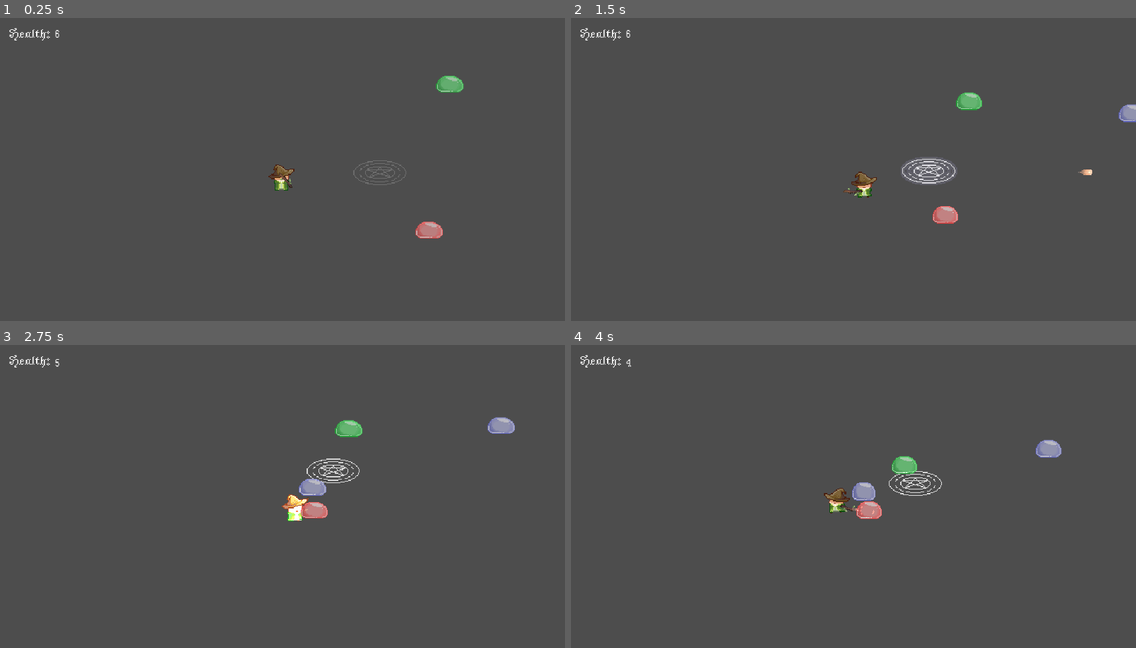
Above: before the commit, frames 1-4 (two rows, left to right).
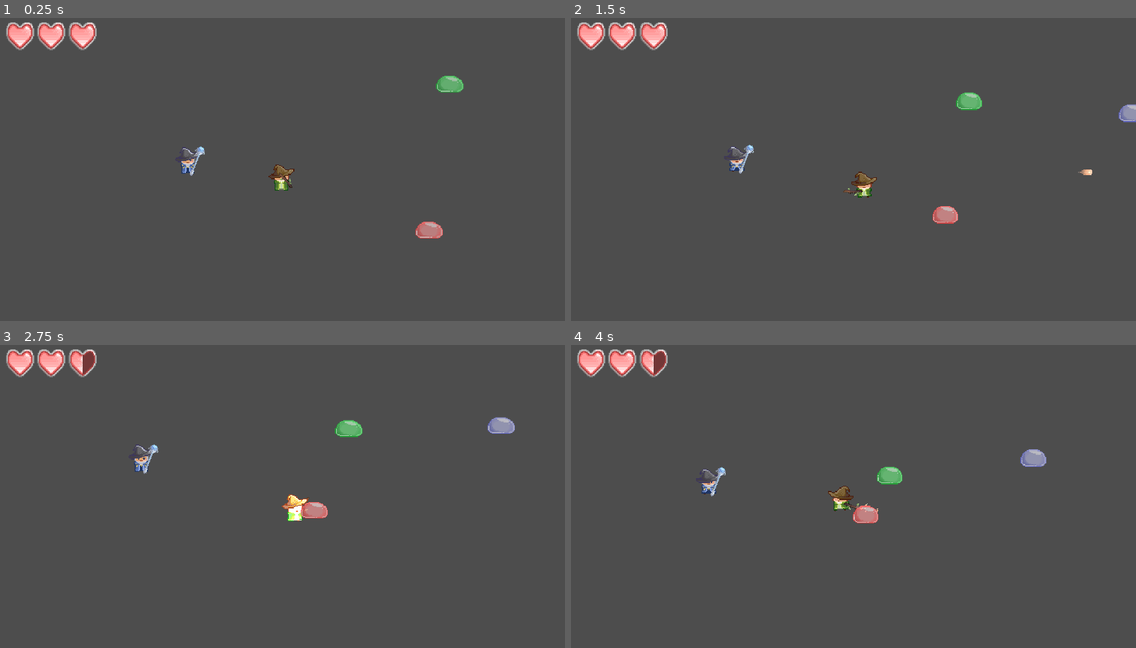
Above: after the commit, the same moments.

Repository: eriksolis/CSC-378-Final-Project
Game: Godot game, scene res://scenes/game.tscn
The game is run twice, just before and just after one commit, with the same random seed, the same clock (stepped at 60 frames per second) and the same inputs. The project has no main scene, so this scene is started directly.
Inputs (mouse positions are in pixels of both pictures, inside the frame that each line leads up to):
- Up to frame 1 (0.25 s): no input
- Up to frame 2 (1.5 s): tap Enter (ui_accept) at 0.5, 0.77 s; move the mouse to (977, 160) at 0.52 s; hold Right (ui_right) 0.53-1.28 s; move the mouse to (740, 193) at 1.27 s; hold Down (ui_down) from 1.28 s (still down)
- Up to frame 3 (2.75 s): tap Enter (ui_accept) at 1.52 s; move the mouse to (339, 432) at 2.02 s; release Down (ui_down) at 2.03 s; hold Right (ui_right) from 2.03 s (still down)
- Up to frame 4 (4 s): move the mouse to (825, 566) at 2.77 s; release Right (ui_right) at 2.78 s; hold Up (ui_up) 2.78-3.53 s; tap Enter (ui_accept) at 3.02, 3.77 s; move the mouse to (1023, 551) at 3.52 s; hold Left (ui_left) from 3.53 s (still down)

The runs differ from the first frame. In frame 1, 1.4% of the frame differs, in the area x 1-72%, y 1-56%; in frame 2, 2.0%; in frame 3, 1.7%; in frame 4, 3.0%, in the area x 1-87%, y 1-59%.

Commit message:
updated player health display

Diff:
--- a/project.godot
+++ b/project.godot
@@ -26,6 +26,7 @@
 PlayerBullets=""
 Player=""
 Enemies=""
+Summon=""
 
 [input]
 
--- a/scenes/dialogue_system.tscn
+++ b/scenes/dialogue_system.tscn
@@ -1,8 +1,9 @@
-[gd_scene load_steps=5 format=3 uid="uid://c1sp7dmrvxbwb"]
+[gd_scene load_steps=6 format=3 uid="uid://c1sp7dmrvxbwb"]
 
 [ext_resource type="Script" path="res://scripts/dialogue_system.gd" id="1_63stm"]
 [ext_resource type="Texture2D" uid="uid://db5oy2jvsx745" path="res://images/npcs/dialogue_box.png" id="1_nq8tj"]
 [ext_resource type="FontFile" uid="uid://b1ae4tx6npay3" path="res://JacquardaBastarda9-Regular.ttf" id="2_c2n2i"]
+[ext_resource type="Texture2D" uid="uid://clp6t4lh84vpp" path="res://images/npcs/magnus/000.png" id="3_tuwtn"]
 [ext_resource type="AudioStream" uid="uid://barh3mjhplfsb" path="res://audio/click1.wav" id="4_0hfd7"]
 
 [node name="DialogueLayer" type="CanvasLayer"]
@@ -34,9 +35,34 @@
 theme_override_constants/margin_right = 60
 theme_override_constants/margin_bottom = 60
 
-[node name="Dialogue" type="Label" parent="DialogueBox/MarginContainer"]
+[node name="HBoxContainer" type="HBoxContainer" parent="DialogueBox/MarginContainer"]
+layout_mode = 2
+theme_override_constants/separation = 50
+
+[node name="CharacterDetails" type="VBoxContainer" parent="DialogueBox/MarginContainer/HBoxContainer"]
+layout_mode = 2
+
+[node name="Portrait" type="TextureRect" parent="DialogueBox/MarginContainer/HBoxContainer/CharacterDetails"]
+custom_minimum_size = Vector2(180, 180)
+layout_mode = 2
+size_flags_vertical = 3
+texture = ExtResource("3_tuwtn")
+
+[node name="Name" type="Label" parent="DialogueBox/MarginContainer/HBoxContainer/CharacterDetails"]
 custom_minimum_size = Vector2(52, 52)
 layout_mode = 2
+size_flags_horizontal = 3
+size_flags_vertical = 0
+theme_override_fonts/font = ExtResource("2_c2n2i")
+theme_override_font_sizes/font_size = 42
+text = "Magnus"
+horizontal_alignment = 1
+autowrap_mode = 2
+
+[node name="Dialogue" type="Label" parent="DialogueBox/MarginContainer/HBoxContainer"]
+custom_minimum_size = Vector2(52, 52)
+layout_mode = 2
+size_flags_horizontal = 3
 size_flags_vertical = 0
 theme_override_fonts/font = ExtResource("2_c2n2i")
 theme_override_font_sizes/font_size = 42
--- a/scenes/game.tscn
+++ b/scenes/game.tscn
@@ -1,11 +1,44 @@
-[gd_scene load_steps=8 format=3 uid="uid://7vlrnty15x2h"]
+[gd_scene load_steps=16 format=3 uid="uid://7vlrnty15x2h"]
 
 [ext_resource type="PackedScene" uid="uid://boafl0ap4dpbv" path="res://scenes/slime.tscn" id="1_gb4t7"]
 [ext_resource type="PackedScene" uid="uid://cscudlnjgjbj1" path="res://scenes/player.tscn" id="2_5wvsr"]
 [ext_resource type="PackedScene" uid="uid://bdhrvr5blpgm7" path="res://scenes/summon.tscn" id="3_yanxi"]
 [ext_resource type="Script" path="res://scripts/interaction_zone.gd" id="4_i0e0q"]
 [ext_resource type="PackedScene" uid="uid://c1sp7dmrvxbwb" path="res://scenes/dialogue_system.tscn" id="5_5xrf0"]
+[ext_resource type="Texture2D" uid="uid://clp6t4lh84vpp" path="res://images/npcs/magnus/000.png" id="5_wqhqf"]
 [ext_resource type="FontFile" uid="uid://b1ae4tx6npay3" path="res://JacquardaBastarda9-Regular.ttf" id="6_ff80j"]
+[ext_resource type="Texture2D" uid="uid://opbgbfways47" path="res://images/npcs/magnus/001.png" id="6_hjoa7"]
+[ext_resource type="Texture2D" uid="uid://cpf1un3il3gq2" path="res://images/npcs/magnus/002.png" id="7_5iji4"]
+[ext_resource type="Texture2D" uid="uid://c8uqlfuaqoigs" path="res://images/npcs/magnus/003.png" id="8_0g5q3"]
+[ext_resource type="Texture2D" uid="uid://bofl7uv7o8yml" path="res://images/npcs/magnus/004.png" id="9_hp36a"]
+[ext_resource type="Texture2D" uid="uid://c0ur8hv8bhl85" path="res://images/npcs/magnus/005.png" id="10_f2grx"]
+[ext_resource type="Texture2D" uid="uid://c4y6ob32newii" path="res://images/npcs/magnus/staff.png" id="11_08a84"]
+
+[sub_resource type="SpriteFrames" id="SpriteFrames_w6vw4"]
+animations = [{
+"frames": [{
+"duration": 1.0,
+"texture": ExtResource("5_wqhqf")
+}, {
+"duration": 1.0,
+"texture": ExtResource("6_hjoa7")
+}, {
+"duration": 1.0,
+"texture": ExtResource("7_5iji4")
+}, {
+"duration": 1.0,
+"texture": ExtResource("8_0g5q3")
+}, {
+"duration": 1.0,
+"texture": ExtResource("9_hp36a")
+}, {
+"duration": 1.0,
+"texture": ExtResource("10_f2grx")
+}],
+"loop": true,
+"name": &"default",
+"speed": 6.0
+}]
 
 [sub_resource type="RectangleShape2D" id="RectangleShape2D_0kfkf"]
 size = Vector2(272, 288)
@@ -27,20 +60,36 @@
 position = Vector2(1021, 723)
 type = 2
 
-[node name="Summon" parent="." instance=ExtResource("3_yanxi")]
+[node name="Summon" parent="." groups=["Summon"] instance=ExtResource("3_yanxi")]
 position = Vector2(855, 574)
 
 [node name="InteractArea" type="Area2D" parent="."]
+y_sort_enabled = true
 script = ExtResource("4_i0e0q")
 
+[node name="Magnus" type="AnimatedSprite2D" parent="InteractArea"]
+y_sort_enabled = true
+position = Vector2(202, 488)
+sprite_frames = SubResource("SpriteFrames_w6vw4")
+autoplay = "default"
+
+[node name="Staff" type="Sprite2D" parent="InteractArea"]
+y_sort_enabled = true
+position = Vector2(232, 491)
+rotation = -0.41113
+texture = ExtResource("11_08a84")
+
 [node name="CollisionShape2D" type="CollisionShape2D" parent="InteractArea"]
+y_sort_enabled = true
 position = Vector2(206, 585)
 shape = SubResource("RectangleShape2D_0kfkf")
 
 [node name="DialogueLayer" parent="InteractArea" instance=ExtResource("5_5xrf0")]
 dialogue = ["My young apprentice. It's up to you to defend this village! ]Press E to continue.[", "Gerald is a force to …(327 unchanged characters)…
+image = ExtResource("5_wqhqf")
 
 [node name="E" type="Label" parent="InteractArea"]
+z_index = 1
 offset_left = 182.0
 offset_top = 383.0
 offset_right = 222.0
@@ -48,6 +97,7 @@
 theme_override_fonts/font = ExtResource("6_ff80j")
 theme_override_font_sizes/font_size = 42
 text = "E"
+metadata/_edit_use_anchors_ = true
 
 [connection signal="body_entered" from="InteractArea" to="InteractArea" method="_on_body_entered"]
 [connection signal="body_exited" from="InteractArea" to="InteractArea" method="_on_body_exited"]
--- /dev/null
+++ b/scenes/heart.tscn
@@ -0,0 +1,21 @@
+[gd_scene load_steps=4 format=3 uid="uid://dlho4tgqc7jax"]
+
+[ext_resource type="Texture2D" uid="uid://k4tofigupf1f" path="res://images/player/ui_heart/000.png" id="1_dkspc"]
+[ext_resource type="Texture2D" uid="uid://4opcthkjoyhr" path="res://images/player/ui_heart/001.png" id="2_xxb82"]
+[ext_resource type="Texture2D" uid="uid://drd5k1b122e5y" path="res://images/player/ui_heart/002.png" id="3_xkvri"]
+
+[node name="Empty" type="TextureRect"]
+texture = ExtResource("1_dkspc")
+
+[node name="Full" type="TextureRect" parent="."]
+z_index = 1
+layout_mode = 0
+offset_right = 96.0
+offset_bottom = 96.0
+texture = ExtResource("3_xkvri")
+
+[node name="Half" type="TextureRect" parent="."]
+layout_mode = 0
+offset_right = 40.0
+offset_bottom = 40.0
+texture = ExtResource("2_xxb82")
--- a/scenes/player.tscn
+++ b/scenes/player.tscn
@@ -41,7 +41,6 @@
 [ext_resource type="Texture2D" uid="uid://rqh331h18jry" path="res://images/wand/001.png" id="39_pju5a"]
 [ext_resource type="Texture2D" uid="uid://dfvxxsiqwkjqn" path="res://images/wand/002.png" id="40_7h8oj"]
 [ext_resource type="Texture2D" uid="uid://cux66cl13xrha" path="res://images/wand/003.png" id="41_km8xd"]
-[ext_resource type="FontFile" uid="uid://b1ae4tx6npay3" path="res://JacquardaBastarda9-Regular.ttf" id="42_ec24a"]
 
 [sub_resource type="SpriteFrames" id="SpriteFrames_p1bda"]
 animations = [{
@@ -248,7 +247,7 @@
 
 [node name="PlayerUI" type="CanvasLayer" parent="."]
 
-[node name="Health" type="Control" parent="PlayerUI"]
+[node name="Placeholder" type="Control" parent="PlayerUI"]
 layout_mode = 3
 anchors_preset = 15
 anchor_right = 1.0
@@ -257,14 +256,11 @@
 grow_vertical = 2
 mouse_filter = 1
 
-[node name="PlaceholderHealth" type="Label" parent="PlayerUI/Health"]
-layout_mode = 0
-offset_left = 30.0
-offset_top = 24.0
-offset_right = 185.0
-offset_bottom = 80.0
-theme_override_fonts/font = ExtResource("42_ec24a")
-theme_override_font_sizes/font_size = 42
-text = "Health: "
+[node name="HealthIcons" type="HBoxContainer" parent="PlayerUI"]
+offset_left = 21.0
+offset_top = 15.0
+offset_right = 351.0
+offset_bottom = 69.0
+theme_override_constants/separation = 10
 
 [connection signal="animation_finished" from="Wand" to="." method="_on_wand_animation_finished"]
--- a/scripts/dialogue_system.gd
+++ b/scripts/dialogue_system.gd
@@ -1,7 +1,9 @@
 extends CanvasLayer
 var tween
 @export var dialogue = ["This is dialogue.", "hello","i like turtles :>"]
-@onready var dialogueLabel = $DialogueBox/MarginContainer/Dialogue
+@export var image = load("res://images/npcs/magnus/000.png")
+@export var characterName = "Magnus"
+@onready var dialogueLabel = $DialogueBox/MarginContainer/HBoxContainer/Dialogue
 signal dialogueFinished
 
 var current = 0
@@ -9,6 +11,11 @@
 
 func _ready() -> void:
 	hide()
+	if image == null:
+		$DialogueBox/MarginContainer/HBoxContainer/CharacterDetails.hide()
+	else:
+		$DialogueBox/MarginContainer/HBoxContainer/CharacterDetails/Portrait.texture = image
+		$DialogueBox/MarginContainer/HBoxContainer/CharacterDetails/Name.text = characterName
 
 func start() -> void:
 	show()
@@ -30,7 +37,7 @@
 		$Click1.pitch_scale = randf_range(0.9, 1)
 		$Click1.play()
 
-func _input(event: InputEvent) -> void:
+func _input(_event: InputEvent) -> void:
 	if visible and Input.is_action_just_pressed("ui_interact"):
 		if !$Click1.playing:
 			$Click1.pitch_scale = randf_range(0.9, 1)
--- a/scripts/interaction_zone.gd
+++ b/scripts/interaction_zone.gd
@@ -7,7 +7,7 @@
 	$DialogueLayer.connect("dialogueFinished", setCompleted)
 	$E.hide()
 
-func _input(event: InputEvent) -> void:
+func _input(_event: InputEvent) -> void:
 	if !inProgress and !completed and Input.is_action_just_pressed("ui_interact") and player in get_overlapping_bodies():
 		inProgress = true
 		$DialogueLayer.start()
@@ -16,12 +16,15 @@
 	completed = true
 	set_deferred("monitorable", false)
 	set_deferred("monitoring", false)
+	for summonCircles in get_tree().get_nodes_in_group("Summon"):
+		summonCircles.enable()
 
 
 func _on_body_entered(body: Node2D) -> void:
-	if !completed and body.is_in_group("Player"):
+	if !completed and !inProgress and body.is_in_group("Player"):
 		$E.show()
 
 
 func _on_body_exited(body: Node2D) -> void:
-	$E.hide()
+	if body.is_in_group("Player"):
+		$E.hide()
--- a/scripts/player.gd
+++ b/scripts/player.gd
@@ -8,10 +8,12 @@
 var health = 6
 const SPEED = 150.0
 var tween
+var heartArray = []
 @onready var fireball = load("res://scenes/fireball.tscn")
+@onready var heart = load("res://scenes/heart.tscn")
 
 func _ready() -> void:
-	updateHealth()
+	setHealth()
 
 func _physics_process(_delta: float) -> void:
 	# MOVEMENT
@@ -100,13 +102,13 @@
 		$Wand.position.y = 26
 
 ## CALLED BY ENEMY ON PLAYER
-func hit():
+func hit(damage):
 	$Sprite.modulate.v = 3
 	if tween:
 		tween.kill()
 	tween = get_tree().create_tween()
 	tween.tween_property($Sprite, "modulate:v", 1, 0.2)
-	health -= 1
+	health -= damage
 	updateHealth()
 	if health == 0:
 		# END GAME
@@ -116,6 +118,25 @@
 func _on_wand_animation_finished() -> void:
 	$Wand.play("default")
 
-## PLACEHOLDER HEALTH FUNCTION WHERE IT UPDATES A LABEL
+func setHealth():
+	@warning_ignore("integer_division")
+	var icons = health / 2
+	if health % 2 == 1:
+		icons += 1
+	for i in range(0, icons):
+		var healthIcon = heart.instantiate()
+		heartArray.append(healthIcon)
+		$PlayerUI/HealthIcons.add_child(healthIcon)
+	updateHealth()
+
+
 func updateHealth():
-	$PlayerUI/Health/PlaceholderHealth.text = "Health: " + str(health)
+	@warning_ignore("integer_division")
+	var startIndex = health / 2
+	for i in range(startIndex, len(heartArray)):
+		if i == startIndex and health % 2 == 1:
+			if heartArray[i].get_children():
+				heartArray[i].get_child(0).hide()
+		elif heartArray[i].get_children():
+			for child in heartArray[i].get_children():
+				child.hide()
--- a/scripts/slime.gd
+++ b/scripts/slime.gd
@@ -44,7 +44,7 @@
 
 func _on_hitbox_body_entered(body: Node2D) -> void:
 	if body.is_in_group("Player"):
-		body.hit()
+		body.hit(1)
 
 func destroy():
 	set_deferred("monitorable", false)
--- a/scripts/summon_circle.gd
+++ b/scripts/summon_circle.gd
@@ -3,7 +3,7 @@
 enum TYPES {BLUE, GREEN, RED}
 var enemyTypes = [TYPES.BLUE, TYPES.GREEN, TYPES.RED]
 
-func _ready() -> void:
+func enable() -> void:
 	$SummonManager.play("fadein")
 	await $SummonManager.animation_finished
 	randomSummon(5)
Binary file added: images/npcs/magnus/000.png
Not shown, added: images/npcs/magnus/000.png.import
Binary file added: images/npcs/magnus/001.png
Not shown, added: images/npcs/magnus/001.png.import
Binary file added: images/npcs/magnus/002.png
Not shown, added: images/npcs/magnus/002.png.import
Binary file added: images/npcs/magnus/003.png
Not shown, added: images/npcs/magnus/003.png.import
Binary file added: images/npcs/magnus/004.png
Not shown, added: images/npcs/magnus/004.png.import
Binary file added: images/npcs/magnus/005.png
Not shown, added: images/npcs/magnus/005.png.import
(and 9 more such lines)
